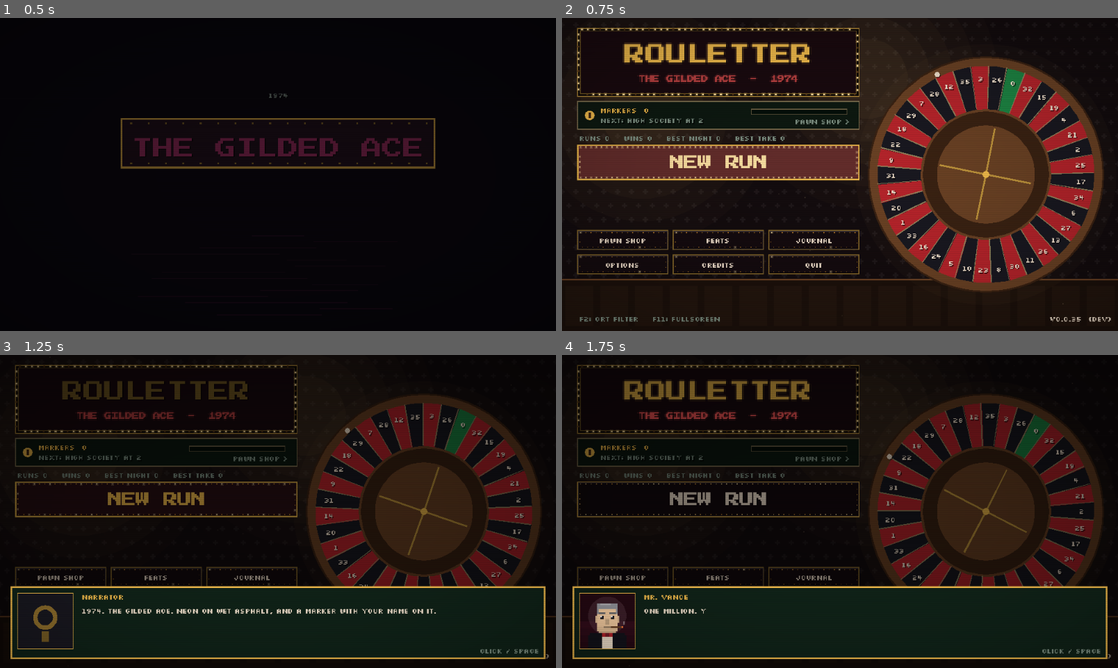
Above: before the commit, frames 1-4 (two rows, left to right).
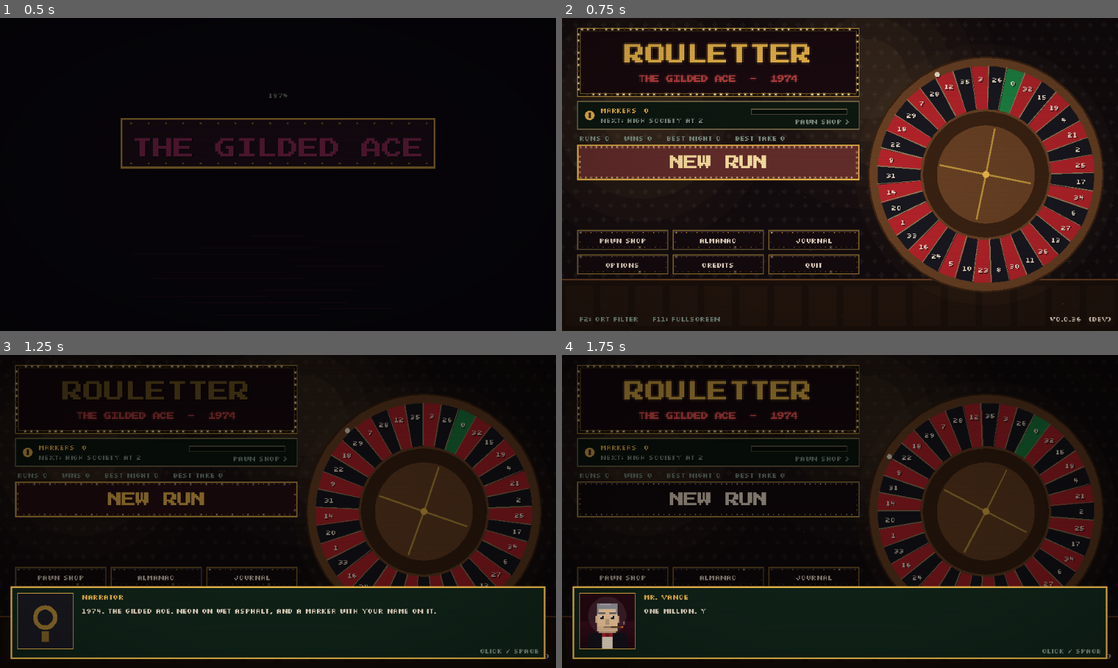
Above: after the commit, the same moments.

Repository: sugnauk/Rouletter
Game: Godot game, scene res://scenes/main.tscn
Two runs of this game, one before a commit and one after it. Both use one fixed random seed, a clock stepped at 60 frames per second and the inputs below.
Inputs (mouse positions are in pixels of both pictures, inside the frame that each line leads up to):
- Up to frame 1 (0.5 s): no input
- Up to frame 2 (0.75 s): tap Enter at 0.5 s; hold Right from 0.53 s (still down); tap F at 0.6 s; click (840, 174) at 0.67 s
- Up to frame 3 (1.25 s): keep holding Right; tap Space at 0.77 s
- Up to frame 4 (1.75 s): release Right at 1.25 s; click "Pawn Shop" at 1.25 s

Frame 1 is identical in both runs. In frame 2, less than 0.1% of the frame differs, in the area x 24-94%, y 70-98%; in frame 3, less than 0.1%; in frame 4, less than 0.1%.

Commit message:
v0.0.36: Pawn Shop hub with unlocks and grouped Feat goals
Co-Authored-By: Claude Opus 5.5 <noreply@anthropic.com>
Claude-Session: https://claude.ai/code/session_013q6d3yRkHgTahmnKYGjD8n

Diff:
--- a/core/feats.gd
+++ b/core/feats.gd
@@ -51,6 +51,39 @@
 }
 
 const LINE_TYPES := ["split", "corner", "street", "line"]
+
+## Goal groups for the Pawn Shop's GOALS tab, in display order.
+const GROUPS := ["Spins", "Tables", "Enforcers", "Runs", "Wheels", "Challenges"]
+const CHALLENGE_FEATS := ["graded", "vance_paper", "weekly_win", "ch_master"]
+const WHEEL_FEATS := ["hard_way", "grand_tour"]
+
+
+## Which goal group a Feat belongs to (worked out from how it's earned).
+static func group_of(id: String) -> String:
+	var f: Dictionary = FEATS[id]
+	if id.begins_with("ch_") or id in CHALLENGE_FEATS:
+		return "Challenges"
+	if f.has("wheel") or id in WHEEL_FEATS:
+		return "Wheels"
+	if f.has("enforcer") or id == "last_ball_enforcer":
+		return "Enforcers"
+	match f.on:
+		"spin":
+			return "Spins"
+		"clear":
+			return "Tables"
+	return "Runs"
+
+
+## Unearned Feats, easiest first (the order they're listed in), up to `n`.
+static func next_goals(earned: Array, n: int = 3) -> Array:
+	var out := []
+	for id in FEATS:
+		if not id in earned:
+			out.append(id)
+			if out.size() >= n:
+				break
+	return out
 
 
 ## Feats newly earned by this event (not already in `earned`).
--- a/core/version.gd
+++ b/core/version.gd
@@ -4,7 +4,7 @@
 ## The deploy workflow overwrites BUILD with the commit hash and build time, so "dev" means a
 ## local/editor run.
 
-const VERSION := "0.0.35"
+const VERSION := "0.0.36"
 const BUILD := "dev"
 
 
--- a/scenes/screens/feats_screen.gd
+++ b/scenes/screens/feats_screen.gd
@@ -11,7 +11,7 @@
 var main
 var count_lbl: Label
 var list: VBoxContainer
-var tab := "feats"
+var tab := "almanac"   ## Feats moved to the Pawn Shop (GOALS); this screen is the Almanac and run history
 var tab_btn: Button
 var head: Label
 
@@ -31,7 +31,7 @@
 	scroll.add_child(list)
 	P.place(P.button(self, "Back", func(): main.show_screen("title"), Vector2(80, 22)), Vector2(16, 326))
 	tab_btn = P.button(self, "", func():
-		tab = {"feats": "almanac", "almanac": "history", "history": "feats"}[tab]
+		tab = "history" if tab == "almanac" else "almanac"
 		Sfx.play("click")
 		refresh(), Vector2(140, 22))
 	P.place(tab_btn, Vector2(484, 326))
@@ -40,7 +40,9 @@
 func refresh() -> void:
 	for c in list.get_children():
 		c.queue_free()
-	tab_btn.text = {"feats": "ALMANAC >", "almanac": "HISTORY >", "history": "FEATS >"}[tab]
+	if tab == "feats":
+		tab = "almanac"
+	tab_btn.text = "HISTORY >" if tab == "almanac" else "ALMANAC >"
 	head.text = tab.to_upper()
 	if tab == "almanac":
 		_almanac()
--- a/scenes/screens/pawn_screen.gd
+++ b/scenes/screens/pawn_screen.gd
@@ -1,45 +1,79 @@
 extends Control
-## Pawn Shop: spend Markers (earned per night cleared) to unlock wheels and content for future runs.
-## Laid out as a tree: lanes of unlocks, cheapest at the top; each item needs the one above it.
+## The Pawn Shop: where Markers are earned and spent, in one place.
+##   - the top bar: your Markers, progress to the next unlock you can buy, and the Feats that
+##     would get you there
+##   - UNLOCKS: the tree (lanes of unlocks, cheapest at the top; each needs the one above it)
+##   - GOALS: every Feat, grouped, with what each pays and which unlock it would bring in reach
 
 const P := preload("res://scenes/ui/palette.gd")
 const Art := preload("res://scenes/ui/art.gd")
 const Profile := preload("res://core/profile.gd")
+const Feats := preload("res://core/feats.gd")
 const Token := preload("res://scenes/ui/token_button.gd")
 
 const LANE_W := 86.0
 const ROW_H := 44.0
-const TOP := 62.0
+const TOP := 70.0
 const NODE := Vector2(30, 30)
 ## Icons for unlocks that aren't items (wheels, the feature, vendors, kits).
 const ICON_FOR := {"call_bets": "call_bets", "fence": "hot", "banker_kit": "cash", "collector_kit": "perm",
 	"high_roller_kit": "kingmaker"}
 
 var main
-var markers_lbl: Label
+var tab := "unlocks"
+var tab_btns := {}
+var bar_view: Control
 var detail: Label
+var unlocks_view: Control
 var lines_view: Control
 var nodes: Control
+var goals_scroll: ScrollContainer
+var goals_list: VBoxContainer
 var catalogue := {}
 
 
 func setup() -> void:
-	P.place(P.label(self, "PAWN SHOP  -  Fifth Street", P.FONT_BIG, P.GOLD), Vector2(16, 8))
-	markers_lbl = P.label(self, "", P.FONT, P.CREAM)
-	P.place(markers_lbl, Vector2(16, 30))
+	P.place(P.label(self, "PAWN SHOP", P.FONT_BIG, P.GOLD), Vector2(16, 6))
+	P.place(P.label(self, "Markers buy what the house won't sell.", P.FONT_SMALL, P.DIM), Vector2(176, 12))
+	for t in [["unlocks", "UNLOCKS"], ["goals", "GOALS"]]:
+		var b := P.button(self, t[1], func():
+			tab = t[0]
+			Sfx.play("click")
+			refresh(), Vector2(86, 16), P.FONT_SMALL)
+		P.place(b, Vector2(448 + (0 if t[0] == "unlocks" else 92), 6))
+		tab_btns[t[0]] = b
+	bar_view = Control.new()
+	bar_view.mouse_filter = Control.MOUSE_FILTER_IGNORE
+	P.place(bar_view, Vector2(16, 28), Vector2(608, 22))
+	bar_view.draw.connect(_draw_bar)
+	add_child(bar_view)
+	# UNLOCKS: the tree.
+	unlocks_view = Control.new()
+	unlocks_view.mouse_filter = Control.MOUSE_FILTER_IGNORE
+	P.place(unlocks_view, Vector2.ZERO, Vector2(640, 296))
+	add_child(unlocks_view)
 	lines_view = Control.new()
 	lines_view.mouse_filter = Control.MOUSE_FILTER_IGNORE
-	P.place(lines_view, Vector2.ZERO, Vector2(640, 360))
+	P.place(lines_view, Vector2.ZERO, Vector2(640, 296))
 	lines_view.draw.connect(_draw_lines)
-	add_child(lines_view)
+	unlocks_view.add_child(lines_view)
 	nodes = Control.new()
 	nodes.mouse_filter = Control.MOUSE_FILTER_IGNORE
-	P.place(nodes, Vector2.ZERO, Vector2(640, 360))
-	add_child(nodes)
+	P.place(nodes, Vector2.ZERO, Vector2(640, 296))
+	unlocks_view.add_child(nodes)
+	# GOALS: the Feats, grouped.
+	goals_scroll = ScrollContainer.new()
+	P.place(goals_scroll, Vector2(16, 56), Vector2(608, 236))
+	goals_scroll.horizontal_scroll_mode = ScrollContainer.SCROLL_MODE_DISABLED
+	add_child(goals_scroll)
+	goals_list = VBoxContainer.new()
+	goals_list.custom_minimum_size = Vector2(596, 0)
+	goals_list.add_theme_constant_override("separation", 2)
+	goals_scroll.add_child(goals_list)
 	var panel := Panel.new()
 	P.place(panel, Vector2(104, 296), Vector2(520, 56))
 	add_child(panel)
-	detail = P.label(panel, "Hover an unlock. Each one needs the one above it in its lane.", P.FONT_SMALL, P.CREAM)
+	detail = P.label(panel, "", P.FONT_SMALL, P.CREAM)
 	detail.autowrap_mode = TextServer.AUTOWRAP_WORD_SMART
 	P.place(detail, Vector2(6, 4), Vector2(508, 48))
 	P.place(P.button(self, "Back", func(): main.show_screen("title"), Vector2(80, 22)), Vector2(16, 326))
@@ -54,12 +88,73 @@
 	return Vector2(_lane_x(lane, n), TOP + 14 + row * ROW_H)
 
 
+## Feats not yet earned whose Markers would cover `need`, easiest first.
+func _feats_for(need: int) -> Array:
+	var out := []
+	var sum := 0
+	for id in Feats.FEATS:
+		if id in main.profile.feats:
+			continue
+		out.append(id)
+		sum += Feats.FEATS[id].reward
+		if sum >= need or out.size() >= 3:
+			break
+	return out
+
+
+func _feat_list(ids: Array) -> String:
+	return ", ".join(ids.map(func(id): return "%s (+%d)" % [Feats.FEATS[id].name, Feats.FEATS[id].reward]))
+
+
 func refresh() -> void:
-	var prof = main.profile
-	markers_lbl.text = "Markers: %d   (earned by clearing nights)" % prof.markers
 	catalogue = {}
 	for e in Profile.catalogue():
 		catalogue[e.id] = e
+	for k in tab_btns:
+		tab_btns[k].accent = P.GOLD if k == tab else P.LINE.darkened(0.4)
+		tab_btns[k].pulse = k == tab
+	unlocks_view.visible = tab == "unlocks"
+	goals_scroll.visible = tab == "goals"
+	if tab == "unlocks":
+		_refresh_unlocks()
+		detail.text = "Hover an unlock. Each one needs the one above it in its lane. Short of Markers? The GOALS tab shows how to earn them."
+	else:
+		_refresh_goals()
+		detail.text = "Feats pay Markers the first time you pull them off. A gold arrow marks a Feat that would bring an unlock within reach."
+	bar_view.queue_redraw()
+
+
+## Markers, progress to the next unlock, and the Feats that would pay for it.
+func _draw_bar() -> void:
+	if main == null:
+		return
+	var c := bar_view
+	var prof = main.profile
+	var r := Rect2(Vector2.ZERO, bar_view.size)
+	c.draw_rect(r, Color("#0e1a12"))
+	c.draw_rect(r, P.LINE.darkened(0.4), false, 1.0)
+	Art.icon(c, "cash", Vector2(12, 11), 1)
+	Art.text(c, P.font(), Vector2(24, 15), "MARKERS  %d" % prof.markers, 8, P.GOLD)
+	var nu: Dictionary = prof.next_unlock()
+	var k := 1.0
+	var line := "Everything here is yours."
+	if not nu.is_empty():
+		k = clampf(float(prof.markers) / nu.cost, 0.0, 1.0)
+		if prof.markers >= nu.cost:
+			line = "%s is ready to buy (%d M)!" % [nu.name, nu.cost]
+		else:
+			var need: int = nu.cost - prof.markers
+			line = "Next: %s. Earn %d more: %s" % [nu.name, need, _feat_list(_feats_for(need))]
+	var bar := Rect2(110, 8, 90, 6)
+	c.draw_rect(bar, Color("#05100a"))
+	c.draw_rect(Rect2(bar.position, Vector2(bar.size.x * k, bar.size.y)), P.GOLD.lerp(P.GOOD, k))
+	c.draw_rect(bar, P.LINE.darkened(0.5), false, 1.0)
+	var shown := line if line.length() <= 72 else line.substr(0, 70) + ".."
+	c.draw_string(P.font(), Vector2(210, 15), shown, HORIZONTAL_ALIGNMENT_LEFT, -1, 8, P.CREAM)
+
+
+func _refresh_unlocks() -> void:
+	var prof = main.profile
 	for c in nodes.get_children():
 		c.queue_free()
 	var lanes := Profile.tree()
@@ -86,9 +181,80 @@
 			tok.hover_target = func(_s):
 				var req := Profile.requires(id)
 				var state := "OWNED" if owned else ("%d Markers" % e.cost if open else "Needs %s first" % catalogue[req].name)
-				detail.text = "%s  [%s]  -  %s\n%s" % [e.name, e.category.to_upper(), state, e.desc]
+				var txt := "%s  [%s]  -  %s\n%s" % [e.name, e.category.to_upper(), state, e.desc]
+				if not owned and prof.markers < e.cost:
+					txt += "\nEarn %d more Markers: %s" % [e.cost - prof.markers, _feat_list(_feats_for(e.cost - prof.markers))]
+				detail.text = txt
 			tok.pressed.connect(_buy.bind(id))
 	lines_view.queue_redraw()
+
+
+func _refresh_goals() -> void:
+	var prof = main.profile
+	for c in goals_list.get_children():
+		c.queue_free()
+	var nu: Dictionary = prof.next_unlock()
+	var need: int = maxi(0, nu.cost - prof.markers) if not nu.is_empty() else 0
+	for g in Feats.GROUPS:
+		var ids: Array = Feats.FEATS.keys().filter(func(id): return Feats.group_of(id) == g)
+		if ids.is_empty():
+			continue
+		var got: int = ids.filter(func(id): return id in prof.feats).size()
+		var pays := 0
+		for id in ids:
+			if not id in prof.feats:
+				pays += Feats.FEATS[id].reward
+		# Group header: name, progress bar, Markers still on offer.
+		var head := Control.new()
+		head.custom_minimum_size = Vector2(596, 18)
+		goals_list.add_child(head)
+		P.place(P.label(head, g.to_upper(), P.FONT, P.GOLD if got == ids.size() else P.CREAM), Vector2(0, 5))
+		P.place(P.label(head, "%d / %d" % [got, ids.size()], P.FONT_SMALL, P.GOOD if got == ids.size() else P.DIM), Vector2(110, 6))
+		var bar := Control.new()
+		P.place(bar, Vector2(160, 9), Vector2(200, 5))
+		var k: float = float(got) / ids.size()
+		bar.draw.connect(func():
+			bar.draw_rect(Rect2(0, 0, 200, 5), P.BLACK)
+			bar.draw_rect(Rect2(0, 0, floor(200 * k), 5), P.GOLD if k >= 1.0 else P.GOOD.darkened(0.2)))
+		head.add_child(bar)
+		var left := P.label(head, ("%d Markers left to earn" % pays) if pays > 0 else "ALL EARNED", P.FONT_SMALL, P.GOLD if pays > 0 else P.GOOD)
+		left.horizontal_alignment = HORIZONTAL_ALIGNMENT_RIGHT
+		P.place(left, Vector2(400, 6), Vector2(190, 10))
+		for id in ids:
+			var f: Dictionary = Feats.FEATS[id]
+			var earned: bool = id in prof.feats
+			var row := Panel.new()
+			row.custom_minimum_size = Vector2(596, 20)
+			row.add_theme_stylebox_override("panel", P.box(P.PANEL_HI if earned else P.PANEL, P.GOLD if earned else P.LINE.darkened(0.6), 1))
+			goals_list.add_child(row)
+			var mark := Control.new()
+			P.place(mark, Vector2(4, 2), Vector2(16, 16))
+			mark.draw.connect(func():
+				if earned:
+					Art.chip(mark, Vector2(8, 8), 6.0, P.GOLD)
+				else:
+					mark.draw_circle(Vector2(8, 8), 6.0, P.DIM.darkened(0.5), false, 1.0, false))
+			row.add_child(mark)
+			P.place(P.label(row, f.name.to_upper(), P.FONT_SMALL, P.GOLD if earned else P.CREAM), Vector2(24, 5))
+			var d := P.label(row, f.desc, P.FONT_SMALL, P.CREAM if earned else P.DIM)
+			d.clip_text = true
+			P.place(d, Vector2(176, 5), Vector2(300, 10))
+			var tag := ""
+			var tag_col: Color = P.DIM
+			if earned:
+				tag = "EARNED"
+				tag_col = P.GOOD
+			elif need > 0 and f.reward >= need:
+				tag = "> %s" % nu.name.to_upper()
+				tag_col = P.GOLD
+			var tl := P.label(row, tag, P.FONT_SMALL, tag_col)
+			tl.clip_text = true
+			P.place(tl, Vector2(480, 5), Vector2(80, 10))
+			var rw := P.label(row, "+%dM" % f.reward, P.FONT_SMALL, P.GOOD if earned else P.GOLD)
+			rw.horizontal_alignment = HORIZONTAL_ALIGNMENT_RIGHT
+			P.place(rw, Vector2(552, 5), Vector2(38, 10))
+			row.mouse_entered.connect(func():
+				detail.text = "%s  (+%d Markers)%s\n%s" % [f.name, f.reward, "  -  earned" if earned else "", f.desc])
 
 
 func _draw_lines() -> void:
@@ -117,5 +283,6 @@
 	elif not prof.can_unlock(id):
 		detail.text = "Unlock %s first: it's the one above this in the lane." % catalogue[Profile.requires(id)].name
 	else:
-		detail.text = "Not enough Markers yet."
+		var need: int = catalogue[id].cost - prof.markers
+		detail.text = "Not enough Markers yet: %d more. %s" % [need, _feat_list(_feats_for(need))]
 		Sfx.play("click")
--- a/scenes/screens/title_screen.gd
+++ b/scenes/screens/title_screen.gd
@@ -95,7 +95,7 @@
 	grid.add_theme_constant_override("v_separation", 6)
 	P.place(grid, Vector2(18, 244))
 	add_child(grid)
-	for b in [["Pawn Shop", func(): main.show_screen("pawn")], ["Feats", func(): main.show_screen("feats")],
+	for b in [["Pawn Shop", func(): main.show_screen("pawn")], ["Almanac", func(): main.show_screen("feats")],
 			["Journal", func(): main.show_screen("journal")], ["Options", func(): main.open_options()],
 			["Credits", func(): main.show_screen("credits")], ["Quit", func(): get_tree().quit()]]:
 		P.button(grid, b[0], b[1], Vector2(104, 22))
--- a/tests/run_tests.gd
+++ b/tests/run_tests.gd
@@ -26,7 +26,7 @@
 		"test_collector", "test_wildcard_zero", "test_en_prison", "test_red_streak", "test_hot_hand",
 		"test_signature", "test_thirteen", "test_enforcers", "test_resolver_is_pure", "test_odds",
 		"test_run_table_flow", "test_rebet_and_clear", "test_pit_boss", "test_loan_shark_and_fence", "test_inside_content", " …(395 unchanged characters)…
-		"test_full_run_victory", "test_seeded_reproducible", "test …(262 unchanged characters)… est_save_versions", "test_speed", "test_story_beats", "test_sfx_synth", "test_music_synth",
+		"test_full_run_victory", "test_seeded_reproducible", "test …(262 unchanged characters)… est_save_versions", "test_speed", "test_goal_groups", "test_story_beats", "test_sfx_synth", "test_music_synth",
 	]:
 		call(t)
 	print("\n%d passed, %d failed" % [passed, failed])
@@ -1444,6 +1444,16 @@
 	check(Profile.SPEEDS[1].time == 1.0 and not Profile.SPEEDS[1].short and Profile.SPEEDS[2].short, "Fast is today's speed, Fastest shortens spins")
 
 
+func test_goal_groups() -> void:
+	for id in Feats.FEATS:
+		check(Feats.group_of(id) in Feats.GROUPS, "%s has a goal group" % id)
+	for g in Feats.GROUPS:
+		check(Feats.FEATS.keys().any(func(id): return Feats.group_of(id) == g), "goal group %s isn't empty" % g)
+	check(Feats.group_of("beat_sal") == "Enforcers" and Feats.group_of("ch_gauntlet") == "Challenges" and Feats.group_of("euro_win") == "Wheels", "groups read sensibly")
+	var next := Feats.next_goals(["straight_up"], 3)
+	check(next.size() == 3 and not "straight_up" in next, "next goals skip earned Feats")
+
+
 func test_new_rules() -> void:
 	var zt = felt("european", [["bet", "RED", 4]])
 	zt.house_rules.append("zero_tolerance")
--- a/tools/ui_smoke.gd
+++ b/tools/ui_smoke.gd
@@ -145,9 +145,11 @@
 		[21.8, func(): shot("12_loading_card")],
 		[23.1, func():
 			main.profile.feats = ["straight_up", "jackpot", "beat_sal"]
-			main.show_screen("feats")
+			main.profile.markers = 1
+			main.screens.pawn.tab = "goals"
+			main.show_screen("pawn")
 			main.fx.toast("FEAT: STRAIGHT UP", "+1 Marker")],
-		[23.5, func(): shot("13_feats")],
+		[23.5, func(): shot("13_pawn_goals")],
 		[23.7, func():
 			main.profile.seen_items = ["perm", "magnet", "gilded", "la_partage", "patience"]
 			main.profile.used_items = ["perm"]
Not shown, changed: CHANGELOG.md
